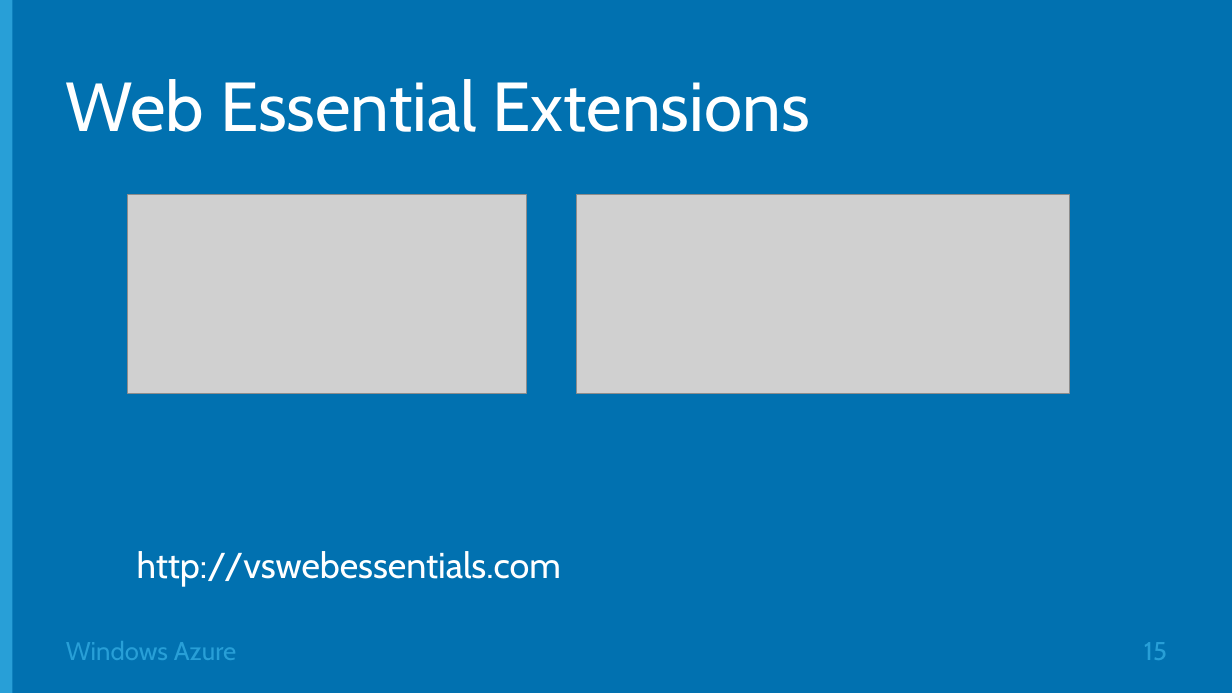
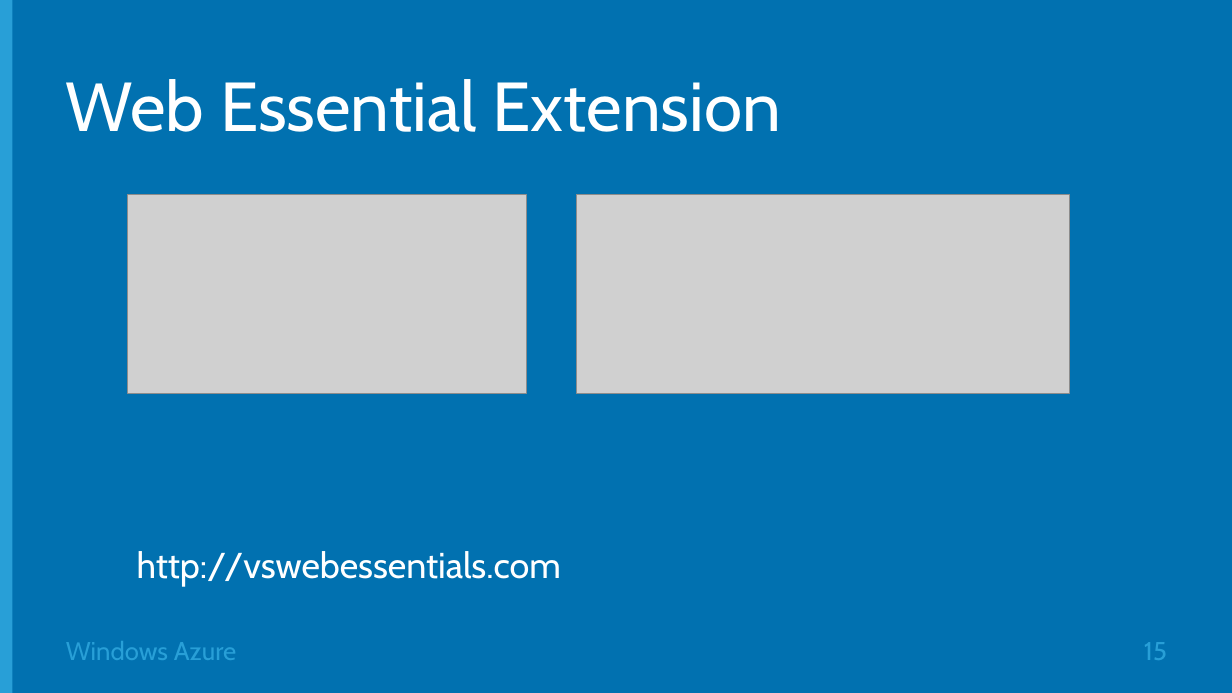
Before and after one commit to Microsoft-Web/DECK-ASPNET-and-VS-Web-Tooling, a slide deck: slide 15 of 2-ASPNET-and-VS-Web-Tooling.pptx. Drawn at 1232x693 pixels with LibreOffice and Linux fonts; fonts in the diff are those of the drawing; grey boxes stand for pictures; background and template pictures are left out. Boxes give left, top, right and bottom in pixels: in the first picture for what was removed or moved away, otherwise in the second. Text is boxed around its words. In the diff, an @@ line names an element or a change of style, - is before the commit and + after.

```diff
--- a/2-ASPNET-and-VS-Web-Tooling.pptx
+++ b/2-ASPNET-and-VS-Web-Tooling.pptx
@@ title at (66,79,781,132): text changed @@
-Web Essential Extensions
+Web Essential Extension
```
Also in this commit, not shown: 7 other slides changed, 1 slide added, 2 slides removed, 1 other file.
